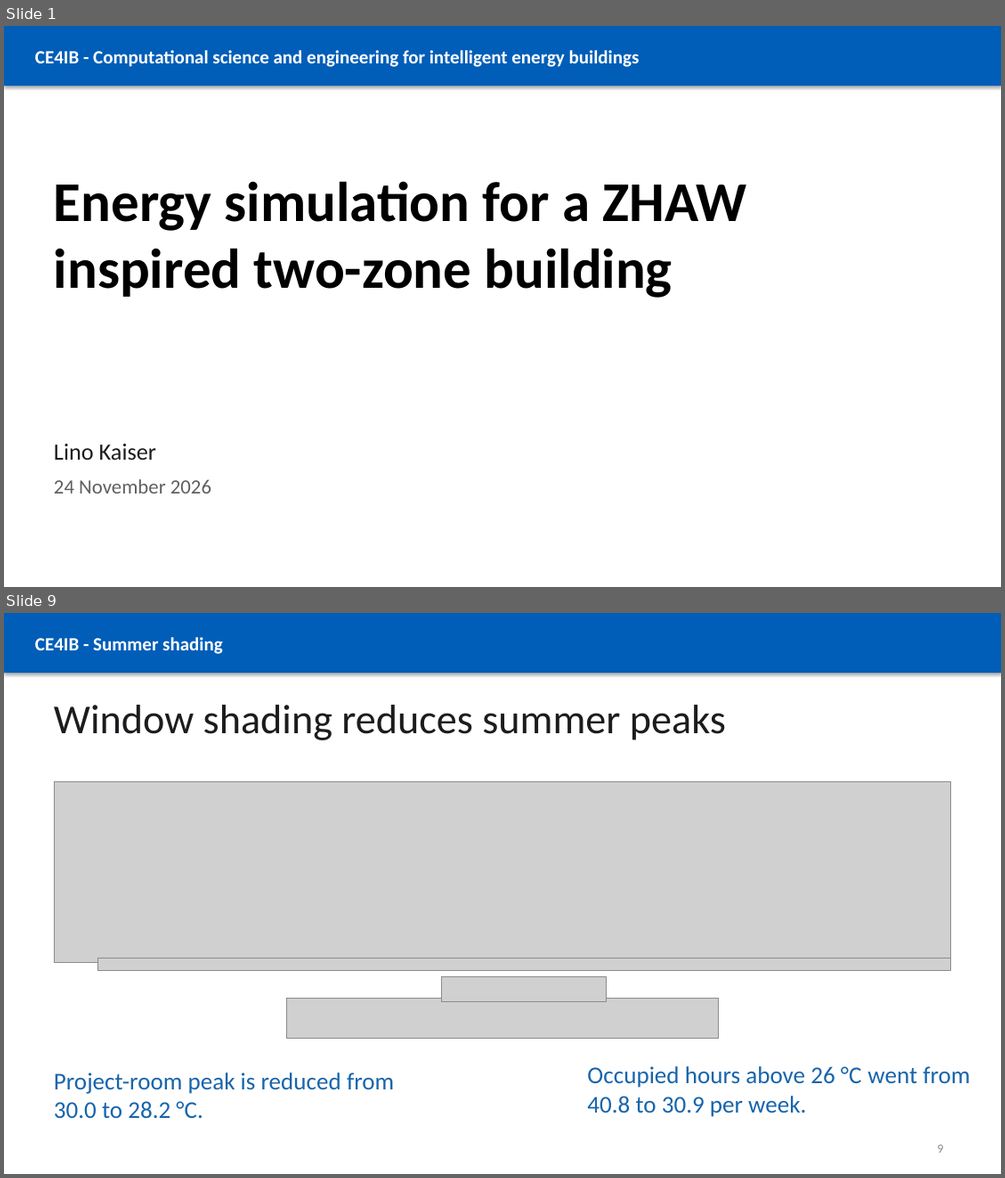
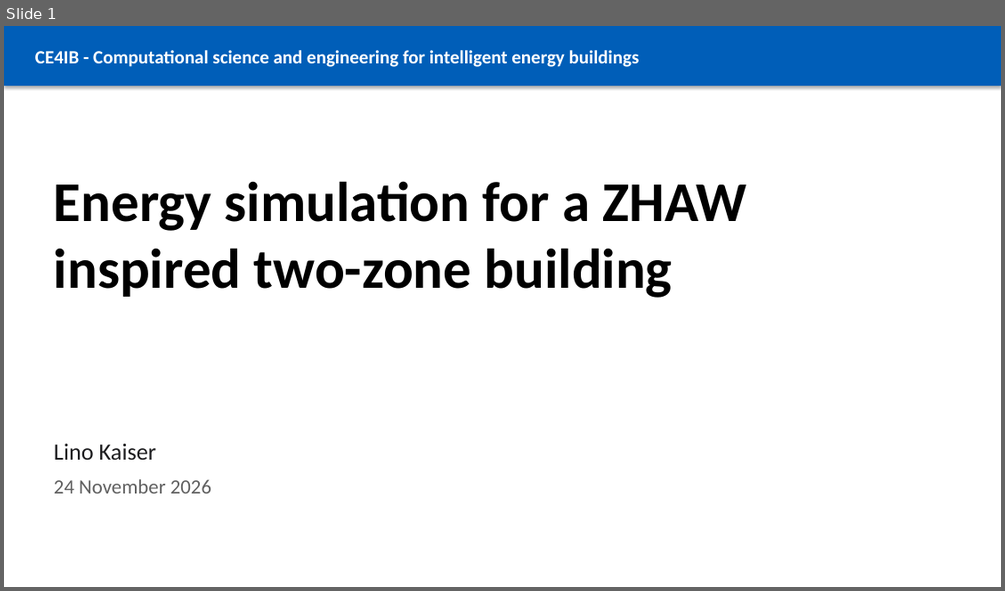
Before and after one commit to linokaiser/CE4IB, a slide deck: presentations/CE4IB_Building_Energy_Simulation.pptx. Shown one above the other, each under a label of ours: slides 1 and 9 before the commit, slide 1 after it; the slides between them are not shown. The pictures are 1005x1178 and 1005x591 pixels, drawn with LibreOffice and Linux fonts; fonts in the diff are those of the drawing; grey boxes stand for pictures. Boxes give left, top, right and bottom in pixels: in the first picture for what was removed or moved away, otherwise in the second. Text is boxed around its words. In the diff, an @@ line names an element or a change of style, - is before the commit and + after.

```diff
--- a/presentations/CE4IB_Building_Energy_Simulation.pptx
+++ b/presentations/CE4IB_Building_Energy_Simulation.pptx
@@ slide 9 removed at (4, 613, 1001, 1174), background #FFFFFF @@
@@ rectangle removed at (4, 613, 1001, 673) @@
@@ text removed at (35, 637, 223, 654) @@
-CE4IB - Summer shading
@@ title removed at (54, 705, 726, 740) @@
-Window shading reduces summer peaks
@@ picture removed at (54, 781, 952, 963) @@
@@ picture removed at (97, 957, 951, 971) @@
@@ picture removed at (442, 976, 607, 1001) @@
@@ picture removed at (286, 998, 718, 1038) @@
@@ text removed at (587, 1066, 970, 1117) @@
-Occupied hours above 26 °C went from
-40.8 to 30.9 per week.
@@ text removed at (54, 1072, 394, 1119) @@
-Project-room peak is reduced from
-30.0 to 28.2 °C.
@@ page number removed at (937, 1144, 943, 1152) @@
-9
```
Also in this commit, not shown: 4 slides changed, 3 slides added, 4 other slides removed, 5 other files.
